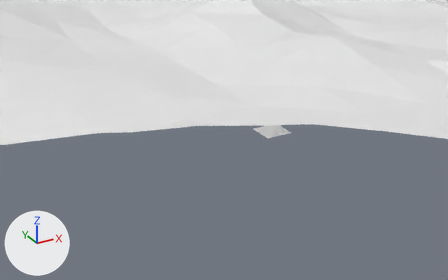
What one commit did to the glTF model assets/Models/terrain/terrain.glb.
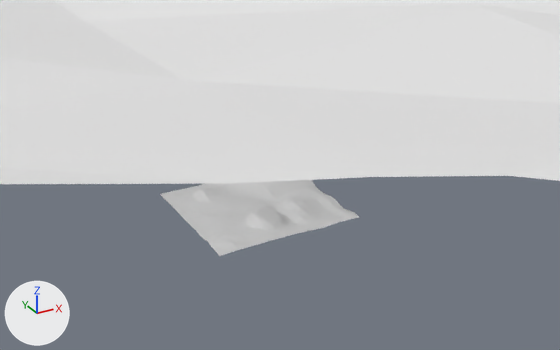
There are two pictures of each version: one from a 50 mm lens placed at (-170.6, -256.9, 114.8), pointed at (-23.5, 10.6, -18.9), one close up from a 50 mm lens placed at (-32.0, -63.3, 19.9), pointed at (2.7, -0.2, -11.6). The lights are fixed; the arrows at lower left show +X, +Y and +Z. Everything nearer to the camera than a plane just in front of the edit is cut away. Where no turn or scale is listed for an object, it has been applied to the vertices.
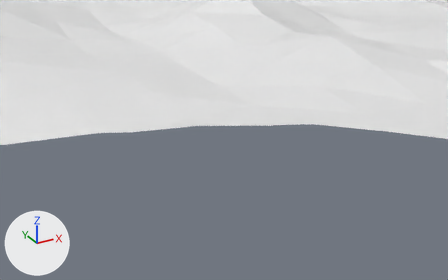
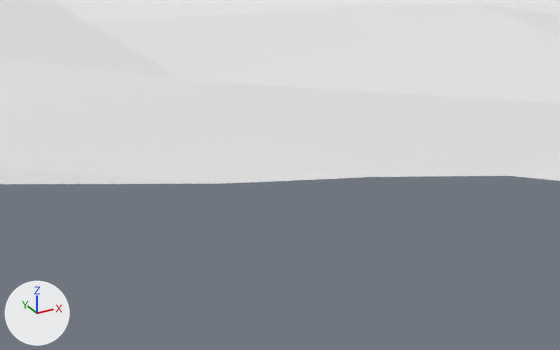
Pixel boxes (x1, y1, x2, y2) of what changed, in the close-ups (560 x 350 px):
'Plane', deleted
    before: (160, 180, 360, 256)

What the commit changed:
Object 'Plane' (ob_plane) is deleted.
